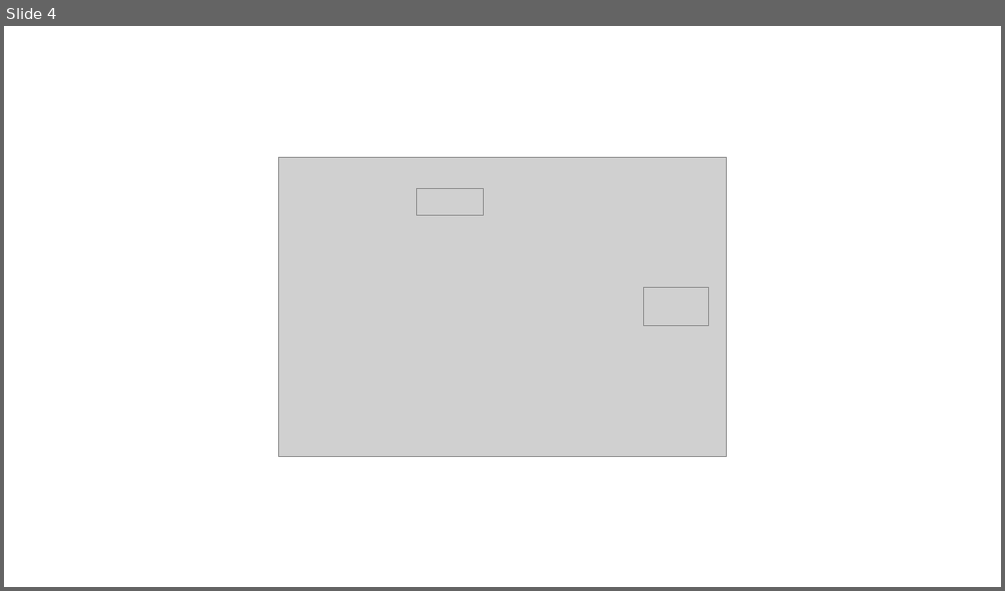
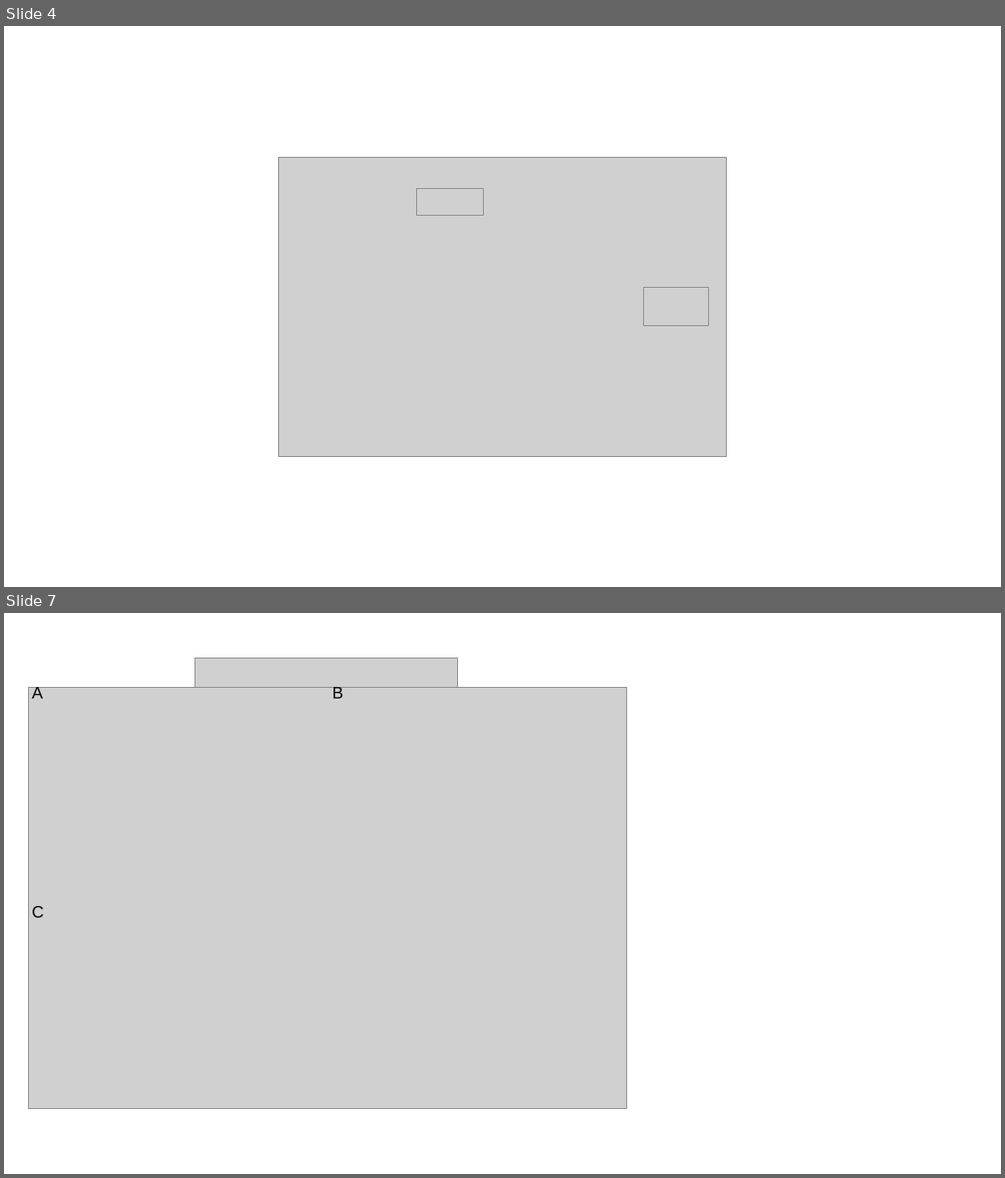
Before and after one commit to owenmccool/amazon, a slide deck: Manuscript/figure_formatting.pptx. Shown one above the other, each under a label of ours: slide 4 before the commit, slides 4 and 7 after it; the slides between them are not shown. The pictures are 1005x591 and 1005x1178 pixels, drawn with LibreOffice and Linux fonts; fonts in the diff are those of the drawing; grey boxes stand for pictures. Boxes give left, top, right and bottom in pixels: in the first picture for what was removed or moved away, otherwise in the second. Text is boxed around its words. In the diff, an @@ line names an element or a change of style, - is before the commit and + after.

```diff
--- a/Manuscript/figure_formatting.pptx
+++ b/Manuscript/figure_formatting.pptx
@@ slide 7 added at (4,613,1001,1174), background #FFFFFF @@
@@ picture added at (194,657,458,687) @@
@@ picture added at (29,687,627,1109) @@
@@ text added at (32,685,42,698), 16 pt, text #000000 @@
+A
@@ text added at (332,687,343,698), 16 pt, text #000000 @@
+B
@@ text added at (32,906,43,917), 16 pt, text #000000 @@
+C
```
Also in this commit, not shown: 1 slide changed, 1 other slide added, 1 slide removed, 8 other files.
